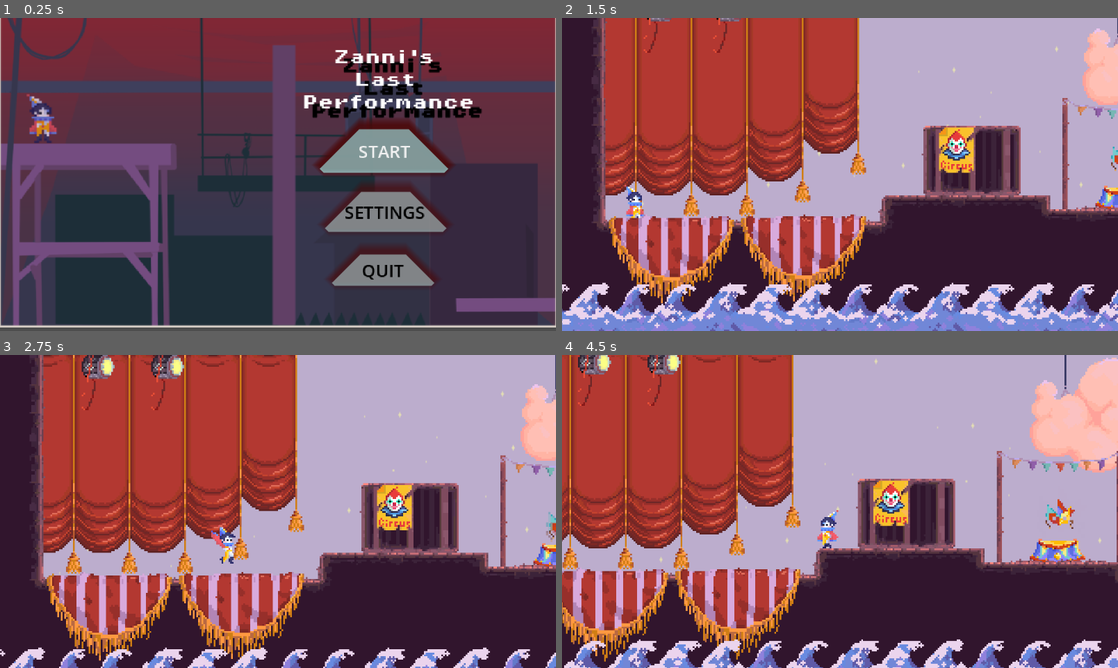
Above: before the commit, frames 1-4 (two rows, left to right).
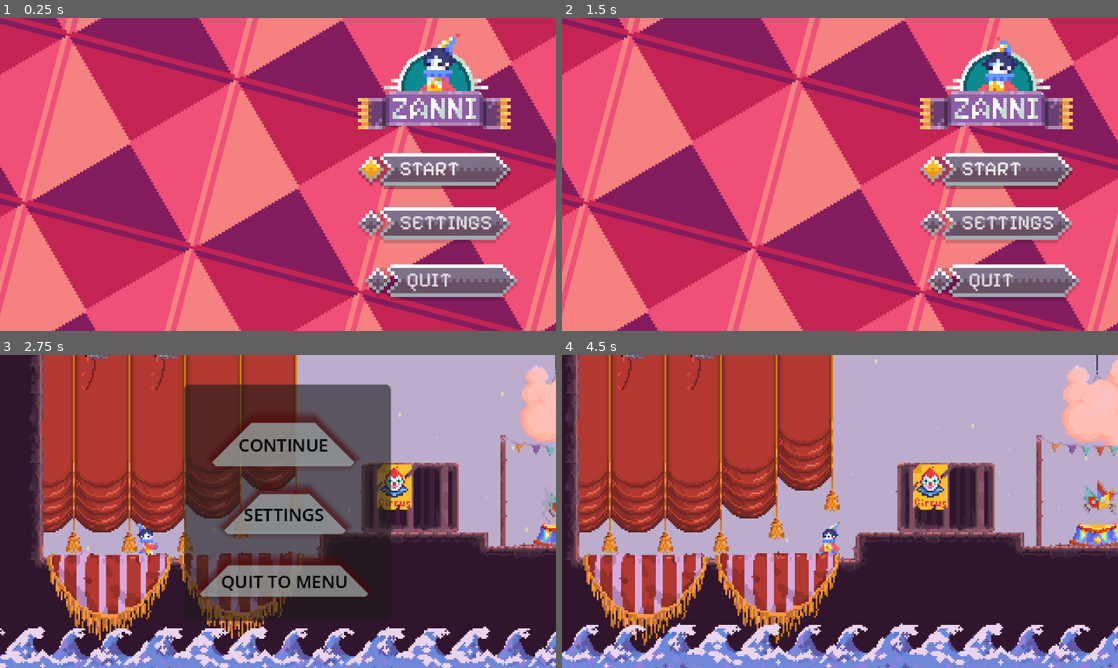
Above: after the commit, the same moments.

Repository: MicroFrogStudios/GGJ2026
Game: Godot game, scene res://scenes/empty_scene.tscn
The game is run twice, just before and just after one commit, with the same random seed, the same clock (stepped at 60 frames per second) and the same inputs. Sound files missing from this copy of the repository are replaced by a short silence.
Inputs (mouse positions are in pixels of both pictures, inside the frame that each line leads up to):
- Up to frame 1 (0.25 s): no input
- Up to frame 2 (1.5 s): click "START" at 0.5 s; click (995, 168) at 1.25 s, where only the run after the commit has a clickable "START"
- Up to frame 3 (2.75 s): hold D (move_right) from 2.03 s (still down); hold 1 (gotomask1) from 2.03 s (still down); tap Space (jump) at 2.27 s
- Up to frame 4 (4.5 s): release D (move_right) at 2.75 s; release 1 (gotomask1) at 2.75 s; click (845, 445) at 2.75 s, where only the run after the commit has a clickable "CONTINUE"; hold D (move_right) 3.53-4.28 s; tap 2 (gotomask2) at 3.6 s; tap Space (jump) at 3.77 s; hold A (move_left) from 4.28 s (still down); hold 3 (gotomask3) from 4.28 s (still down)

The runs differ from the first frame. In frame 1, 99% of the frame differs, in the area x 0-100%, y 0-100%; in frame 2, 100%; in frame 3, 50%; in frame 4, 48%.

Commit message:
buttons and menu style

Diff:
--- /dev/null
+++ b/resources/UI/button_hover_texture.tres
@@ -0,0 +1,8 @@
+[gd_resource type="StyleBoxTexture" format=3 uid="uid://djo0dh72sq5xq"]
+
+[ext_resource type="Texture2D" uid="uid://brwoqqoa67b8i" path="res://assets/sprites/ui/button_selected.png" id="1_cda1e"]
+
+[resource]
+content_margin_left = 30.0
+content_margin_top = 1.0
+texture = ExtResource("1_cda1e")
--- /dev/null
+++ b/resources/UI/button_texture.tres
@@ -0,0 +1,8 @@
+[gd_resource type="StyleBoxTexture" format=3 uid="uid://dcnm8vt6525qd"]
+
+[ext_resource type="Texture2D" uid="uid://bivubwxjde2at" path="res://assets/sprites/ui/button_unselected.png" id="1_w1nq6"]
+
+[resource]
+content_margin_left = 30.0
+content_margin_top = 1.0
+texture = ExtResource("1_w1nq6")
--- /dev/null
+++ b/resources/UI/zanniThemeUi.tres
@@ -0,0 +1,3 @@
+[gd_resource type="Theme" format=3 uid="uid://cy0gh2lrnxilh"]
+
+[resource]
--- a/scenes/levels/LevelBoilerplate.tscn
+++ b/scenes/levels/LevelBoilerplate.tscn
@@ -278,9 +278,12 @@
 [node name="menuLayer" type="CanvasLayer" parent="CameraFollow" unique_id=308349710]
 
 [node name="InGameMenu" parent="CameraFollow/menuLayer" unique_id=2065837970 instance=ExtResource("18_yvj1e")]
-visible = false
 z_index = -5
 anchors_preset = 8
+offset_left = -68.0
+offset_top = -75.0
+offset_right = -68.0
+offset_bottom = -75.0
 
 [node name="DeathPlane" type="Area2D" parent="." unique_id=20074737]
 position = Vector2(0, -143)
--- a/scenes/levels/MainMenu.tscn
+++ b/scenes/levels/MainMenu.tscn
@@ -1,47 +1,19 @@
 [gd_scene format=3 uid="uid://c316m6ovwsluh"]
 
 [ext_resource type="Script" uid="uid://cjt67v6p6myp7" path="res://scripts/main_menu.gd" id="1_bqqt6"]
-[ext_resource type="FontFile" uid="uid://bns1jbsems433" path="res://assets/fonts/PixelOperator8-Bold.ttf" id="2_ekxnf"]
-[ext_resource type="Texture2D" uid="uid://dl0pf8iothpf3" path="res://assets/sprites/placeholder_bk.png" id="2_hyrlu"]
+[ext_resource type="Texture2D" uid="uid://w1m7nig1pxpr" path="res://assets/sprites/ui/ticke_background_main.png" id="2_7rblo"]
 [ext_resource type="StyleBox" uid="uid://ded5p2rkypovp" path="res://resources/UI/style_wacky.tres" id="3_agb1x"]
+[ext_resource type="StyleBox" uid="uid://dcnm8vt6525qd" path="res://resources/UI/button_texture.tres" id="3_orblh"]
+[ext_resource type="FontFile" uid="uid://b7v3dl24ymbhe" path="res://assets/fonts/PixelifySans-Regular.ttf" id="3_u4trl"]
+[ext_resource type="StyleBox" uid="uid://djo0dh72sq5xq" path="res://resources/UI/button_hover_texture.tres" id="4_u4trl"]
 [ext_resource type="Script" uid="uid://cgymwu5efhc8x" path="res://scripts/settings.gd" id="6_7rblo"]
+[ext_resource type="Texture2D" uid="uid://415ws56bm4n4" path="res://assets/sprites/ui/zanni_logo_circle.png" id="6_81rgk"]
 [ext_resource type="FontFile" uid="uid://c4g6ehyj6nv4k" path="res://assets/fonts/PixelifySans-Medium.ttf" id="6_ov3pg"]
+[ext_resource type="SpriteFrames" uid="uid://5ug0cmtd2htl" path="res://resources/animations/zanni_animations.tres" id="7_a6001"]
+[ext_resource type="Texture2D" uid="uid://e0hfqpx5pxvf" path="res://assets/sprites/ui/zanni_logo_band.png" id="8_orblh"]
 
 [sub_resource type="StyleBoxTexture" id="StyleBoxTexture_ekxnf"]
-texture = ExtResource("2_hyrlu")
-
-[sub_resource type="StyleBoxFlat" id="StyleBoxFlat_ue4lf"]
-bg_color = Color(0.8777911, 0.8662518, 0.8478691, 1)
-corner_radius_top_left = 100
-corner_radius_top_right = 100
-corner_radius_bottom_right = 10
-corner_radius_bottom_left = 10
-corner_detail = 1
-shadow_color = Color(0.29494292, 0.025984976, 0.026091356, 0.6)
-shadow_size = 5
-shadow_offset = Vector2(0, -2.205)
-
-[sub_resource type="StyleBoxFlat" id="StyleBoxFlat_agb1x"]
-bg_color = Color(0.61540085, 0.93510807, 0.9334907, 0.5176471)
-corner_radius_top_left = 100
-corner_radius_top_right = 100
-corner_radius_bottom_right = 10
-corner_radius_bottom_left = 10
-corner_detail = 1
-shadow_color = Color(0.29494292, 0.025984976, 0.026091356, 0.6)
-shadow_size = 5
-shadow_offset = Vector2(0, -2.205)
-
-[sub_resource type="StyleBoxFlat" id="StyleBoxFlat_7rblo"]
-bg_color = Color(0.93761474, 0.8472896, 0.8027698, 1)
-corner_radius_top_left = 100
-corner_radius_top_right = 100
-corner_radius_bottom_right = 10
-corner_radius_bottom_left = 10
-corner_detail = 1
-shadow_color = Color(0.29494292, 0.025984976, 0.026091356, 0.6)
-shadow_size = 5
-shadow_offset = Vector2(0, -2.205)
+texture = ExtResource("2_7rblo")
 
 [sub_resource type="Theme" id="Theme_81rgk"]
 default_font = ExtResource("6_ov3pg")
@@ -67,23 +39,34 @@
 focus_mode = 2
 script = ExtResource("1_bqqt6")
 
+[node name="ReferenceRect" type="ReferenceRect" parent="." unique_id=1044005413]
+top_level = true
+layout_mode = 0
+offset_right = 320.0
+offset_bottom = 180.0
+border_color = Color(1, 1, 1, 1)
+
 [node name="background" type="Panel" parent="." unique_id=636931330]
 layout_mode = 1
 anchors_preset = 15
 anchor_right = 1.0
 anchor_bottom = 1.0
-offset_top = -2.0
-offset_bottom = -2.0
-grow_horizontal = 2
-grow_vertical = 2
+offset_left = -31.999998
+offset_top = -112.0
+offset_right = -32.0
+offset_bottom = -112.0
+grow_horizontal = 2
+grow_vertical = 2
+rotation = 0.25830874
+scale = Vector2(1.565, 1.565)
 theme_override_styles/panel = SubResource("StyleBoxTexture_ekxnf")
 
 [node name="menu" type="Control" parent="." unique_id=535861192]
 anchors_preset = 0
-offset_left = 224.0
-offset_top = 104.0
-offset_right = 264.0
-offset_bottom = 144.0
+offset_left = 248.0
+offset_top = 113.0
+offset_right = 288.0
+offset_bottom = 153.0
 
 [node name="startbutton" type="Button" parent="menu" unique_id=814977984 node_paths=PackedStringArray("shortcut_context")]
 layout_mode = 1
@@ -92,25 +75,28 @@
 anchor_top = 0.5
 anchor_right = 0.5
 anchor_bottom = 0.5
-offset_left = -60.0
-offset_top = -60.0
-offset_right = 14.0
-offset_bottom = -35.0
-grow_horizontal = 2
-grow_vertical = 2
-size_flags_vertical = 3
+offset_left = -68.0
+offset_top = -97.0
+offset_right = 32.0
+offset_bottom = 3.0
+grow_horizontal = 2
+grow_vertical = 2
+size_flags_vertical = 3
+focus_neighbor_left = NodePath(".")
+focus_neighbor_top = NodePath("../quitbutton")
+focus_neighbor_right = NodePath(".")
 focus_neighbor_bottom = NodePath("../settingsbutton")
 shortcut_context = NodePath(".")
-theme_override_colors/font_color = Color(0, 0, 0, 1)
-theme_override_colors/font_pressed_color = Color(0.0051989057, 0.005198906, 0.0051989057, 1)
-theme_override_colors/font_hover_color = Color(0, 0, 0, 1)
-theme_override_colors/font_hover_pressed_color = Color(0, 0, 0, 1)
-theme_override_font_sizes/font_size = 10
-theme_override_styles/normal = ExtResource("3_agb1x")
-theme_override_styles/pressed = ExtResource("3_agb1x")
-theme_override_styles/hover = SubResource("StyleBoxFlat_ue4lf")
-theme_override_styles/focus = SubResource("StyleBoxFlat_agb1x")
+theme_override_colors/font_pressed_color = Color(0.0051989057, 0.005198906, 0.0051989057, 1)
+theme_override_colors/font_hover_pressed_color = Color(0, 0, 0, 1)
+theme_override_fonts/font = ExtResource("3_u4trl")
+theme_override_font_sizes/font_size = 12
+theme_override_styles/normal = ExtResource("3_orblh")
+theme_override_styles/pressed = ExtResource("4_u4trl")
+theme_override_styles/hover = ExtResource("4_u4trl")
+theme_override_styles/focus = ExtResource("4_u4trl")
 text = "START"
+alignment = 0
 
 [node name="quitbutton" type="Button" parent="menu" unique_id=1078697102]
 z_index = 1
@@ -120,27 +106,27 @@
 anchor_top = 1.0
 anchor_right = 0.5
 anchor_bottom = 1.0
-offset_left = -53.0
-offset_top = -8.0
-offset_right = 6.0
-offset_bottom = 10.0
+offset_left = -64.0
+offset_top = -53.0
+offset_right = 36.0
+offset_bottom = 47.0
 grow_horizontal = 2
 grow_vertical = 0
 size_flags_vertical = 3
 focus_neighbor_left = NodePath(".")
-focus_neighbor_top = NodePath("../startbutton")
+focus_neighbor_top = NodePath("../settingsbutton")
 focus_neighbor_right = NodePath(".")
 focus_neighbor_bottom = NodePath("../startbutton")
-theme_override_colors/font_color = Color(0, 0, 0, 1)
-theme_override_colors/font_pressed_color = Color(0.0051989057, 0.005198906, 0.0051989057, 1)
-theme_override_colors/font_hover_color = Color(0, 0, 0, 1)
-theme_override_colors/font_hover_pressed_color = Color(0, 0, 0, 1)
-theme_override_font_sizes/font_size = 10
-theme_override_styles/normal = ExtResource("3_agb1x")
-theme_override_styles/pressed = ExtResource("3_agb1x")
-theme_override_styles/hover = SubResource("StyleBoxFlat_7rblo")
-theme_override_styles/focus = ExtResource("3_agb1x")
+theme_override_colors/font_pressed_color = Color(0.0051989057, 0.005198906, 0.0051989057, 1)
+theme_override_colors/font_hover_pressed_color = Color(0, 0, 0, 1)
+theme_override_fonts/font = ExtResource("3_u4trl")
+theme_override_font_sizes/font_size = 12
+theme_override_styles/normal = ExtResource("3_orblh")
+theme_override_styles/pressed = ExtResource("4_u4trl")
+theme_override_styles/hover = ExtResource("4_u4trl")
+theme_override_styles/focus = ExtResource("4_u4trl")
 text = "QUIT"
+alignment = 0
 
 [node name="settingsbutton" type="Button" parent="menu" unique_id=444169655]
 z_index = 1
@@ -150,10 +136,10 @@
 anchor_top = 1.0
 anchor_right = 0.5
 anchor_bottom = 1.0
-offset_left = -57.0
-offset_top = -44.0
-offset_right = 13.0
-offset_bottom = -21.0
+offset_left = -68.0
+offset_top = -86.0
+offset_right = 32.0
+offset_bottom = 14.0
 grow_horizontal = 2
 grow_vertical = 0
 size_flags_vertical = 3
@@ -161,37 +147,16 @@
 focus_neighbor_top = NodePath("../startbutton")
 focus_neighbor_right = NodePath(".")
 focus_neighbor_bottom = NodePath("../quitbutton")
-theme_override_colors/font_color = Color(0, 0, 0, 1)
-theme_override_colors/font_pressed_color = Color(0.0051989057, 0.005198906, 0.0051989057, 1)
-theme_override_colors/font_hover_color = Color(0, 0, 0, 1)
-theme_override_colors/font_hover_pressed_color = Color(0, 0, 0, 1)
-theme_override_font_sizes/font_size = 10
-theme_override_styles/normal = ExtResource("3_agb1x")
-theme_override_styles/pressed = ExtResource("3_agb1x")
-theme_override_styles/hover = SubResource("StyleBoxFlat_7rblo")
-theme_override_styles/focus = ExtResource("3_agb1x")
+theme_override_colors/font_pressed_color = Color(0.0051989057, 0.005198906, 0.0051989057, 1)
+theme_override_colors/font_hover_pressed_color = Color(0, 0, 0, 1)
+theme_override_fonts/font = ExtResource("3_u4trl")
+theme_override_font_sizes/font_size = 12
+theme_override_styles/normal = ExtResource("3_orblh")
+theme_override_styles/pressed = ExtResource("4_u4trl")
+theme_override_styles/hover = ExtResource("4_u4trl")
+theme_override_styles/focus = ExtResource("4_u4trl")
 text = "SETTINGS"
-
-[node name="title" type="Label" parent="menu" unique_id=430926020]
-layout_mode = 1
-anchors_preset = 5
-anchor_left = 0.5
-anchor_right = 0.5
-offset_left = -108.0
-offset_top = -104.0
-offset_right = 68.0
-offset_bottom = -32.0
-grow_horizontal = 2
-theme_override_colors/font_shadow_color = Color(0, 0, 0, 1)
-theme_override_constants/shadow_offset_x = 5
-theme_override_constants/shadow_offset_y = 5
-theme_override_fonts/font = ExtResource("2_ekxnf")
-theme_override_font_sizes/font_size = 9
-text = "Zanni's
-Last
-Performance"
-horizontal_alignment = 1
-vertical_alignment = 1
+alignment = 0
 
 [node name="Settings" type="Control" parent="." unique_id=1589153331]
 visible = false
@@ -288,6 +253,38 @@
 focus_neighbor_left = NodePath("../OptionButton")
 text = "Windowed"
 
+[node name="titleUi" type="Control" parent="." unique_id=360951835]
+anchors_preset = 0
+offset_left = 228.0
+offset_top = 16.0
+offset_right = 268.0
+offset_bottom = 56.0
+
+[node name="TextureRect" type="TextureRect" parent="titleUi" unique_id=3396774]
+layout_mode = 0
+offset_left = -8.0
+offset_right = 116.0
+offset_bottom = 96.0
+scale = Vector2(0.5, 0.5)
+texture = ExtResource("6_81rgk")
+
+[node name="AnimatedSprite2D" type="AnimatedSprite2D" parent="titleUi" unique_id=121649651]
+position = Vector2(22, 16)
+rotation = 3.1415927
+scale = Vector2(2.1, -2.1)
+sprite_frames = ExtResource("7_a6001")
+animation = &"idle"
+autoplay = "idle"
+
+[node name="title" type="TextureRect" parent="titleUi" unique_id=1491564161]
+layout_mode = 0
+offset_left = -24.0
+offset_top = 24.0
+offset_right = 160.0
+offset_bottom = 78.0
+scale = Vector2(0.5, 0.5)
+texture = ExtResource("8_orblh")
+
 [connection signal="pressed" from="menu/startbutton" to="." method="_on_startbutton_pressed"]
 [connection signal="pressed" from="menu/quitbutton" to="." method="_on_quitbutton_pressed"]
 [connection signal="pressed" from="menu/settingsbutton" to="." method="_on_settingsbutton_pressed"]
